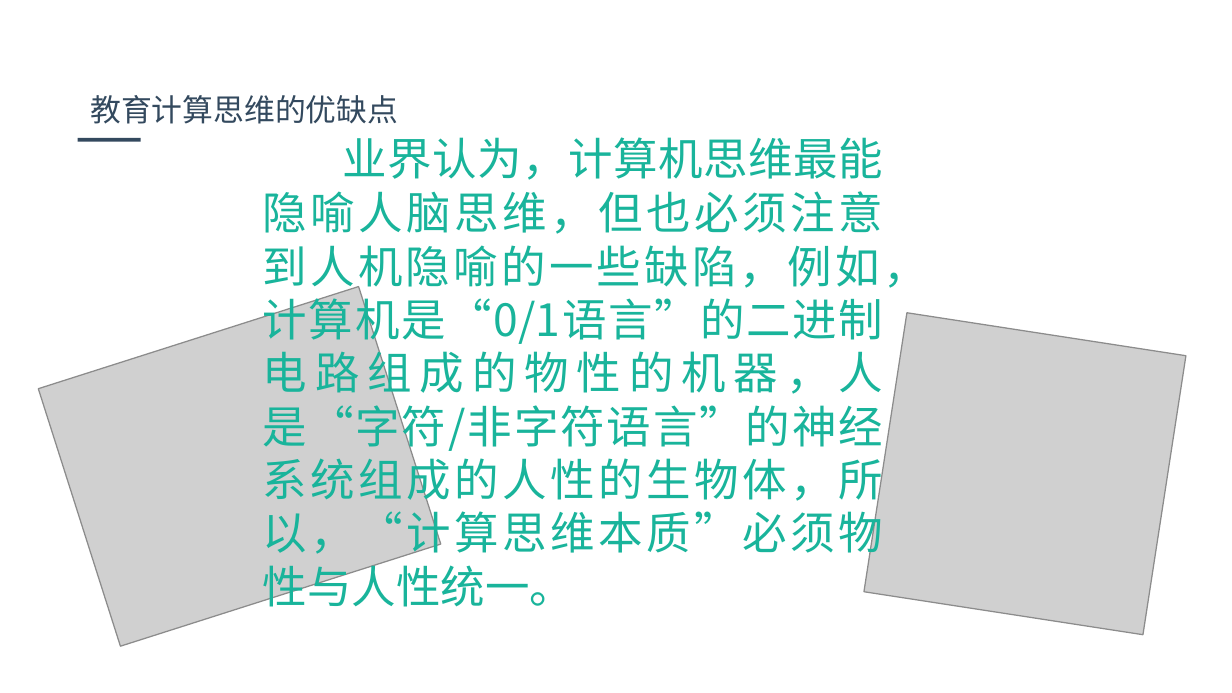
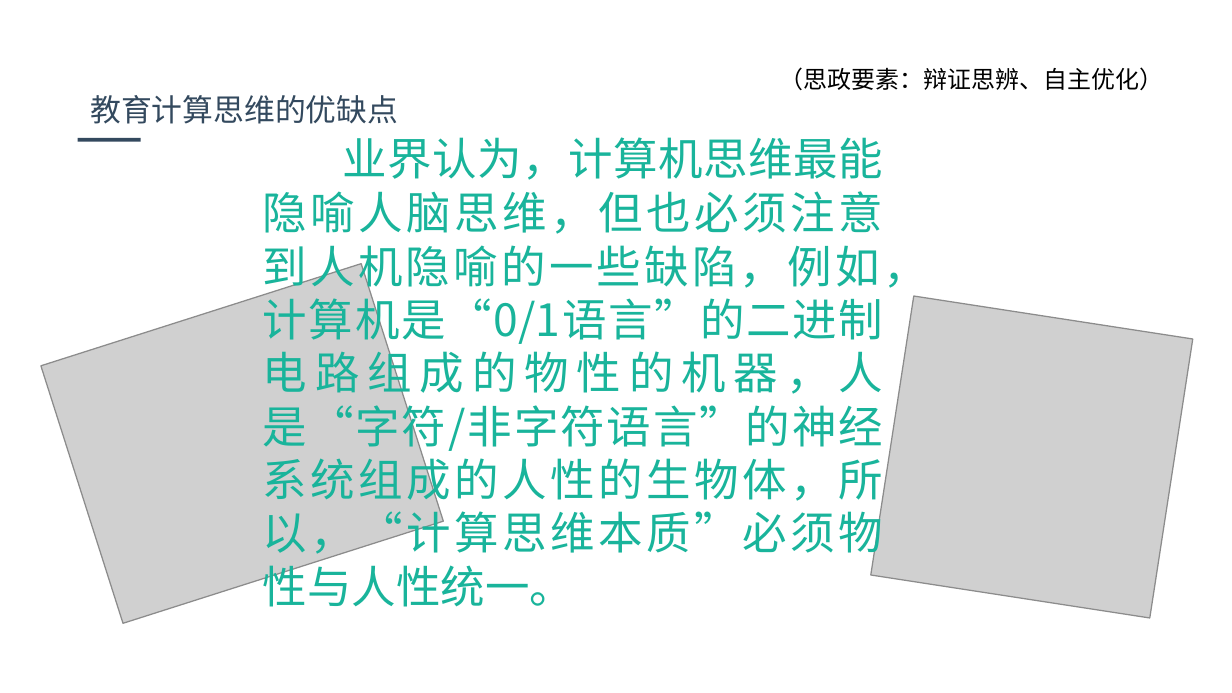
Before and after one commit to jbhuang99/WebEdu_LocalVersion_YuQin_DotNetCore2.1, a slide deck: slide 7 of wwwroot/TheMmainLineofEducationalComputingThinking.pptx. Drawn at 1232x693 pixels with LibreOffice and Linux fonts; fonts in the diff are those of the drawing; grey boxes stand for pictures; background and template pictures are left out. Boxes give left, top, right and bottom in pixels: in the first picture for what was removed or moved away, otherwise in the second. Text is boxed around its words. In the diff, an @@ line names an element or a change of style, - is before the commit and + after.

```diff
--- a/wwwroot/TheMmainLineofEducationalComputingThinking.pptx
+++ b/wwwroot/TheMmainLineofEducationalComputingThinking.pptx
@@ text added at (780, 67, 1164, 90), 14 pt, text #000000 @@
+（思政要素：辩证思辨、自主优化）
@@ picture: place and size @@
-picture at (38, 287, 441, 646)
+picture at (41, 263, 443, 623)
@@ picture: place and size @@
-picture at (863, 313, 1185, 635)
+picture at (871, 295, 1193, 617)
```
Also in this commit, not shown: 5 other slides changed, 1 slide added, 1 slide removed.
